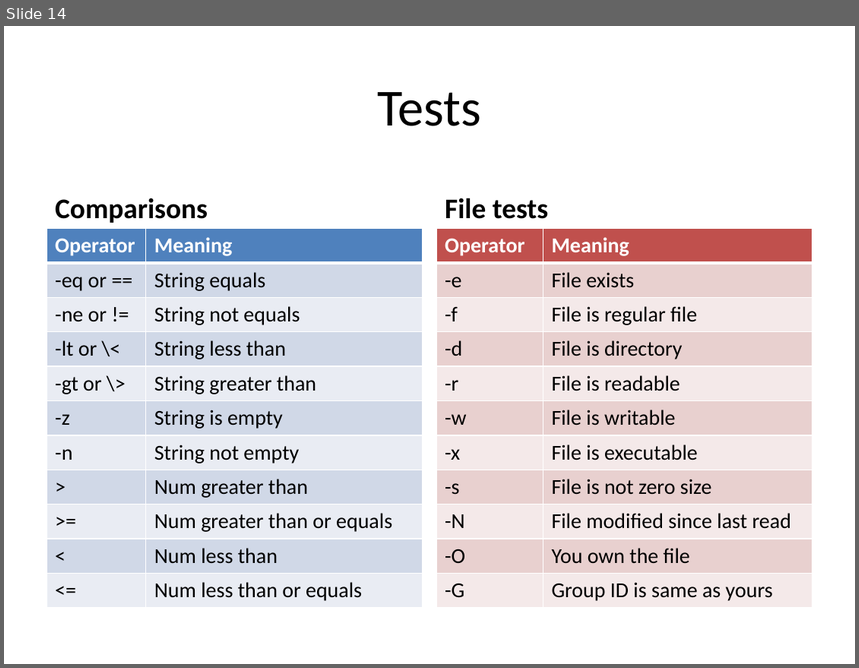
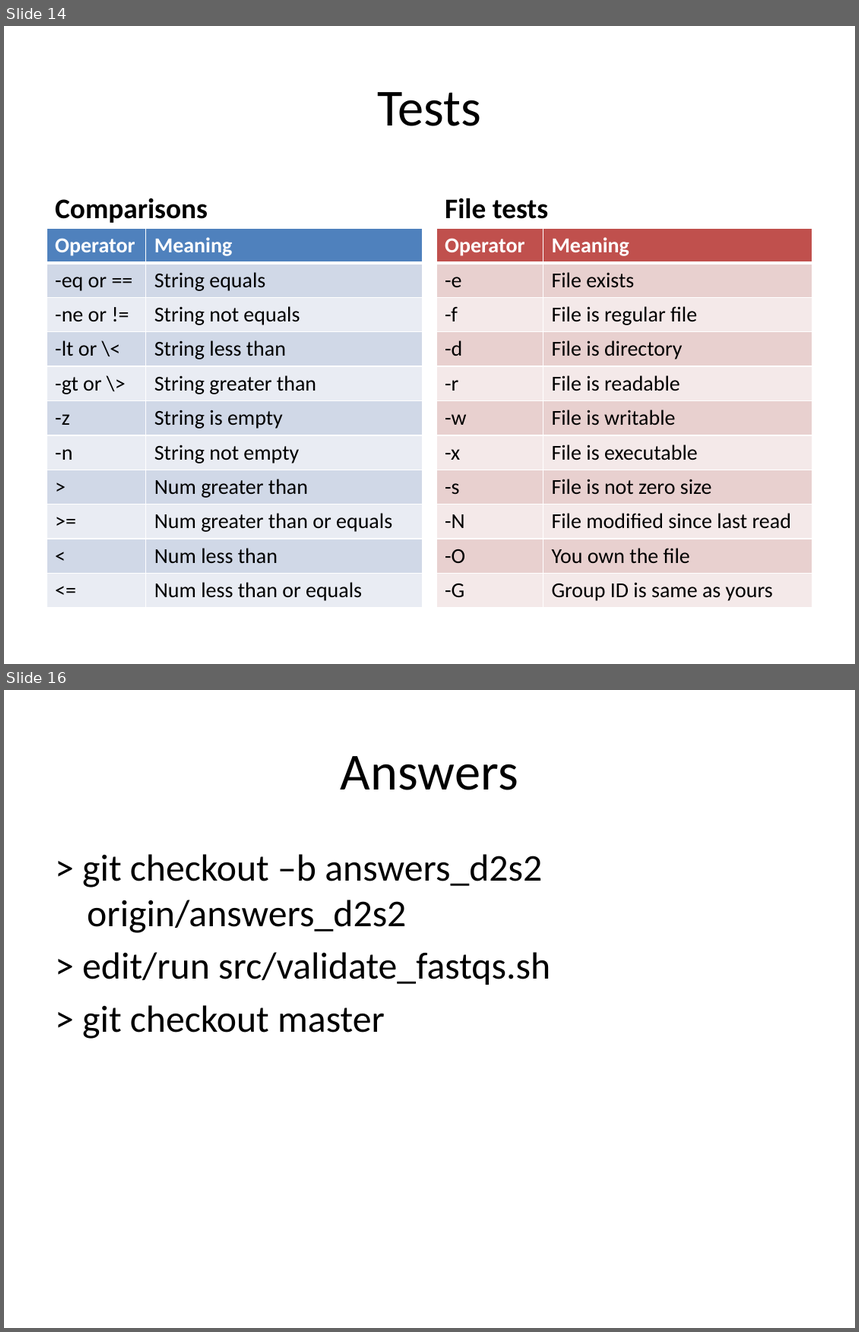
Before and after one commit to rvosa/ngs-workflows, a slide deck: doc/slides/day2/session2/CLIScripting.pptx. Shown one above the other, each under a label of ours: slide 14 before the commit, slides 14 and 16 after it; the slides between them are not shown. The pictures are 859x668 and 859x1332 pixels, drawn with LibreOffice and Linux fonts; fonts in the diff are those of the drawing. Boxes give left, top, right and bottom in pixels: in the first picture for what was removed or moved away, otherwise in the second. Text is boxed around its words. In the diff, an @@ line names an element or a change of style, - is before the commit and + after.

Commit message:
added answer pages to the end minor changes elsewhere

```diff
--- a/doc/slides/day2/session2/CLIScripting.pptx
+++ b/doc/slides/day2/session2/CLIScripting.pptx
@@ slide 16 added at bbox=[4, 690, 855, 1328], background #FFFFFF @@
@@ title added at bbox=[341, 756, 519, 790], 44 pt, text #000000 @@
+Answers
@@ text added at bbox=[82, 854, 550, 1039], 32 pt, text #000000 @@
+> git checkout –b answers_d2s2 origin/answers_d2s2
+> edit/run src/validate_fastqs.sh
+> git checkout master
```
Also in this commit, not shown: 1 slide changed, 2 other files.
